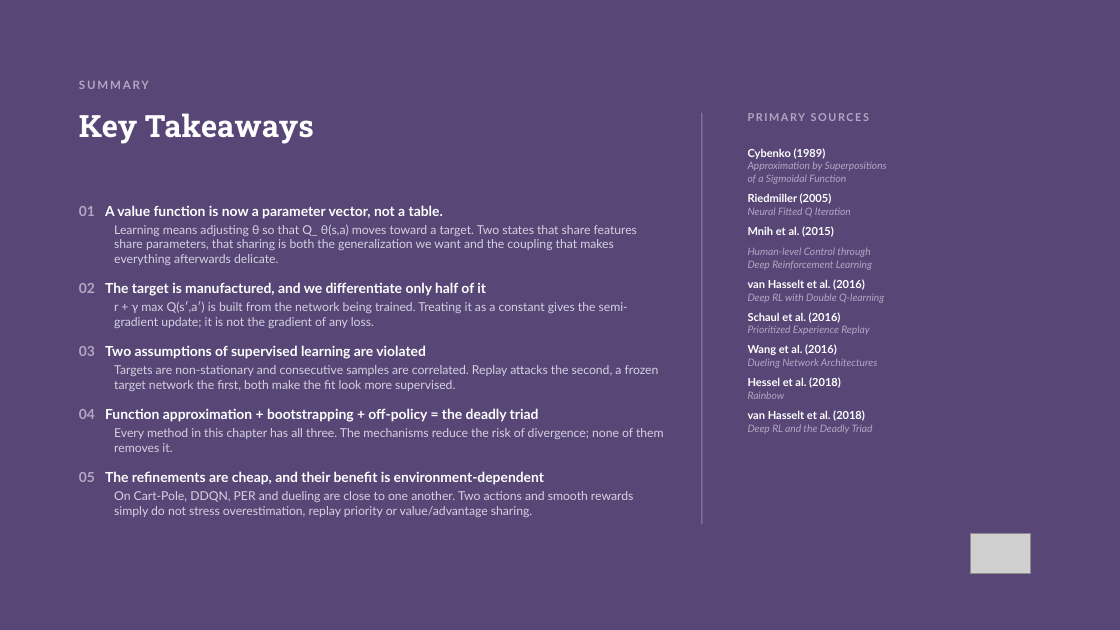
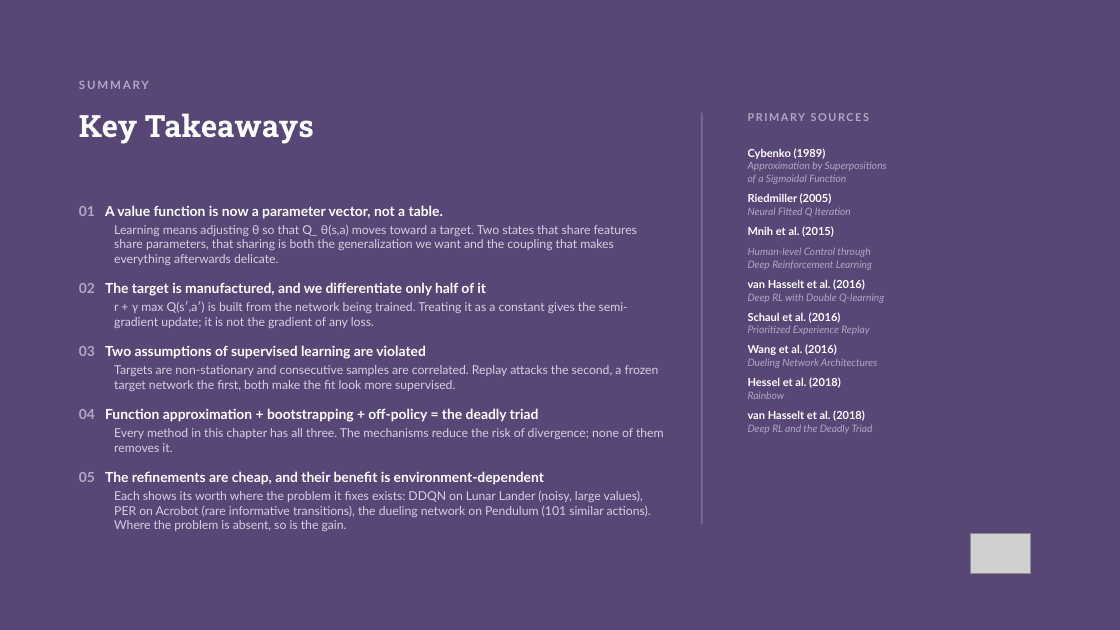
Before and after one commit to riccardoberta/reinforcement-learning, a slide deck: slide 49 of 07 - Generalizing with Neural Networks/slides.pptx (slide 45 before the commit). Drawn at 1120x630 pixels with LibreOffice and Linux fonts; fonts in the diff are those of the drawing; grey boxes stand for pictures; background and template pictures are left out. Boxes give left, top, right and bottom in pixels: in the first picture for what was removed or moved away, otherwise in the second. Text is boxed around its words. In the diff, an @@ line names an element or a change of style, - is before the commit and + after.

```diff
--- a/07 - Generalizing with Neural Networks/slides.pptx
+++ b/07 - Generalizing with Neural Networks/slides.pptx
@@ text at (114,491,651,531): text changed @@
-On Cart-Pole, DDQN, PER and dueling are close to one another. Two actions and smooth rewards simply do not stress overestimation, replay priority or value/advantage sharing.
+Each shows its worth where the problem it fixes exists: DDQN on Lunar Lander (noisy, large values), PER on Acrobot (rare informative transitions), the dueling network on Pendulum (101 similar actions). Where the problem is absent, so is the gain.
```
Also in this commit, not shown: 23 other slides changed, 4 slides added, 14 other files.
